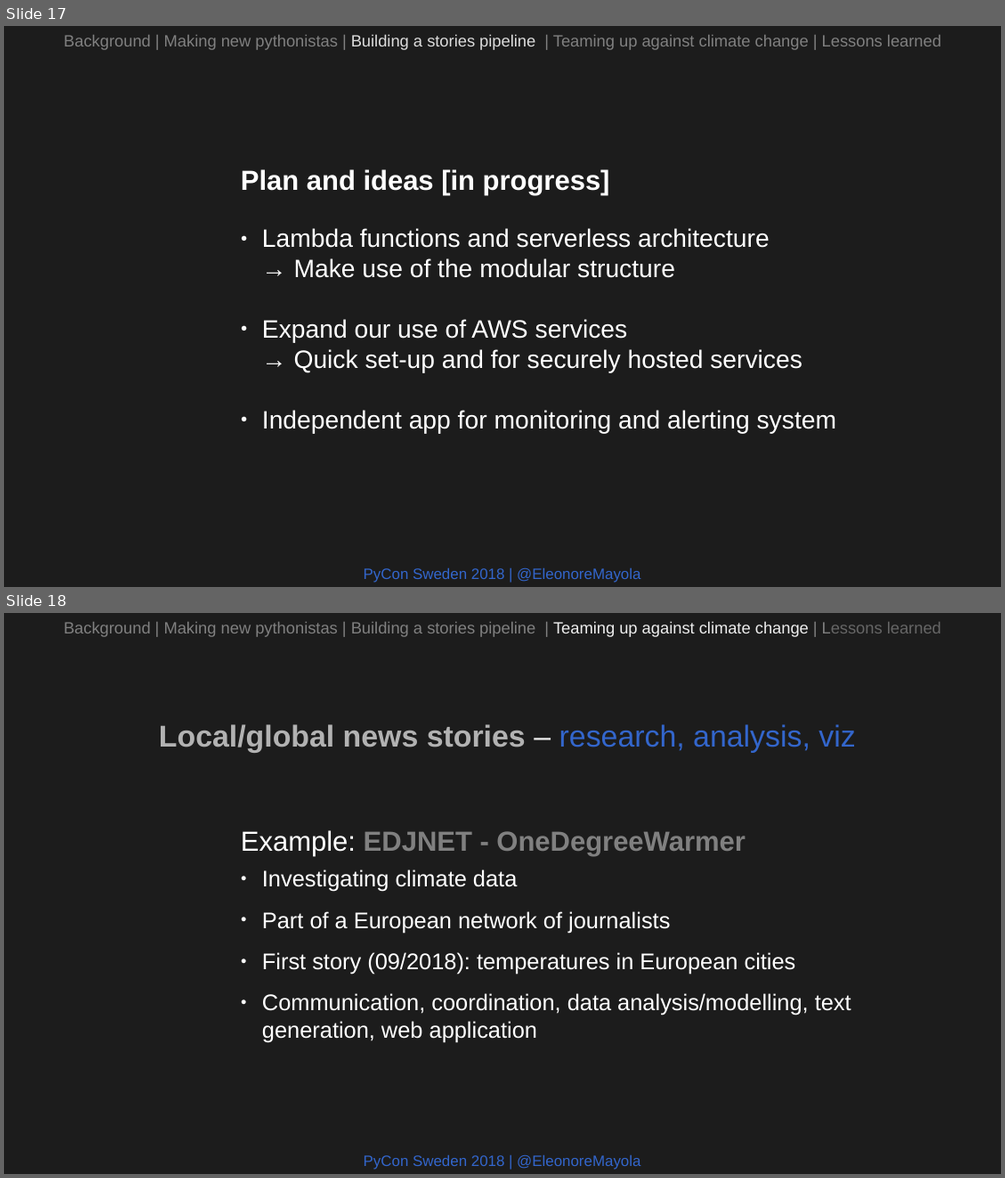
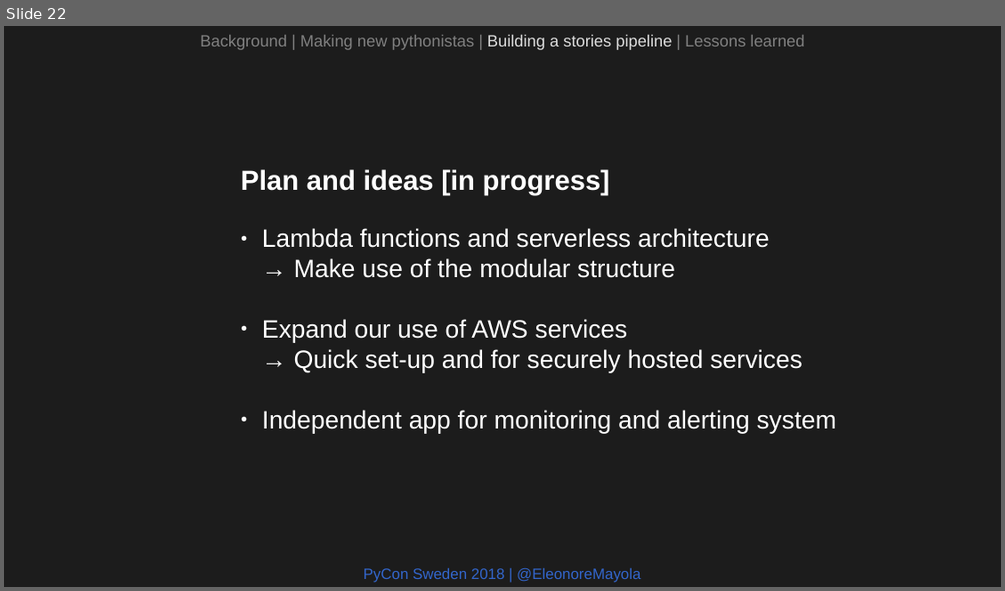
Before and after one commit to Eleonore9/-pyconse18, a slide deck: pyconse2018.odp. Shown one above the other, each under a label of ours: slides 17 and 18 before the commit, slide 22 after it. The pictures are 1005x1178 and 1005x591 pixels, drawn with LibreOffice and Linux fonts; fonts in the diff are those of the drawing. Boxes give left, top, right and bottom in pixels: in the first picture for what was removed or moved away, otherwise in the second. Text is boxed around its words. In the diff, an @@ line names an element or a change of style, - is before the commit and + after.

```diff
--- a/pyconse2018.odp
+++ b/pyconse2018.odp
@@ slide 18 removed at (4, 613, 1001, 1174), background #1C1C1C @@
@@ text removed at (64, 621, 941, 637) @@
-Background | Making new pythonistas | Building a stories pipeline | Teaming up against climate change | Lessons learned
@@ text removed at (159, 724, 855, 753) @@
-Local/global news stories – research, analysis, viz
@@ text removed at (241, 830, 851, 1015) @@
-Example: EDJNET - OneDegreeWarmer
-● Investigating climate data
-● Part of a European network of journalists
-● First story (09/2018): temperatures in European cities
-● Communication, coordination, data analysis/modelling, text generation, web application
@@ text removed at (364, 1154, 640, 1169) @@
-PyCon Sweden 2018 | @EleonoreMayola
@@ what was slide 17 is now slide 22 @@
@@ slide 22 changed as well @@
@@ text at (200, 34, 804, 50): text changed @@
-Background | Making new pythonistas | Building a stories pipeline | Teaming up against climate change | Lessons learned
+Background | Making new pythonistas | Building a stories pipeline | Lessons learned
```
Also in this commit, not shown: 20 other slides changed, 5 slides added, 5 other slides removed, 4 other files.
